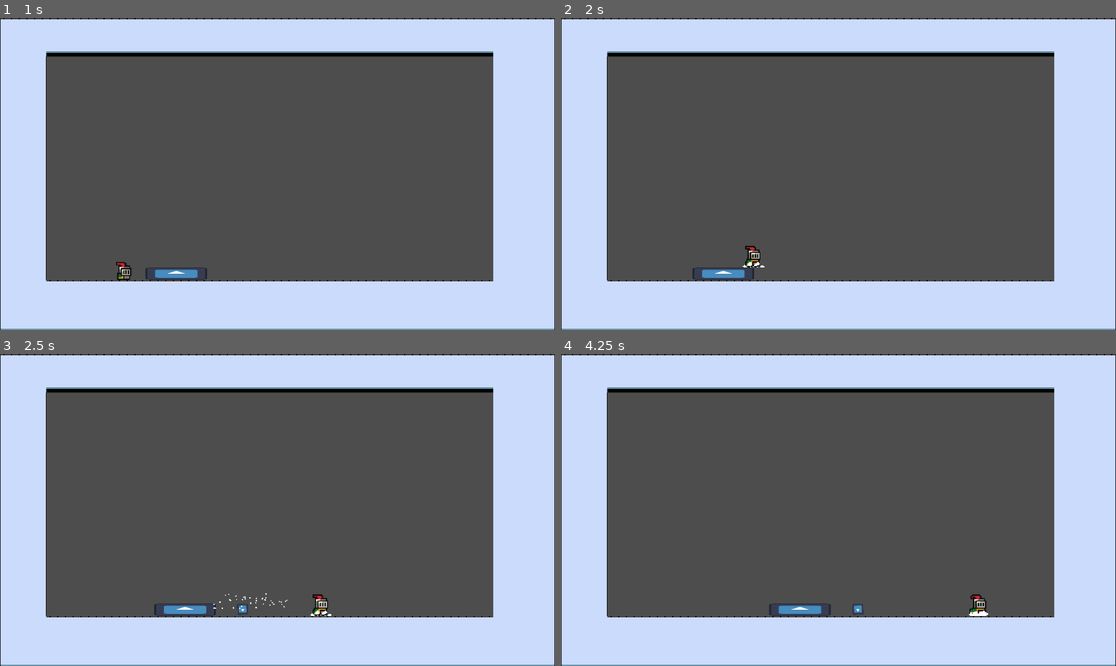
Above: before the commit, frames 1-4 (two rows, left to right).
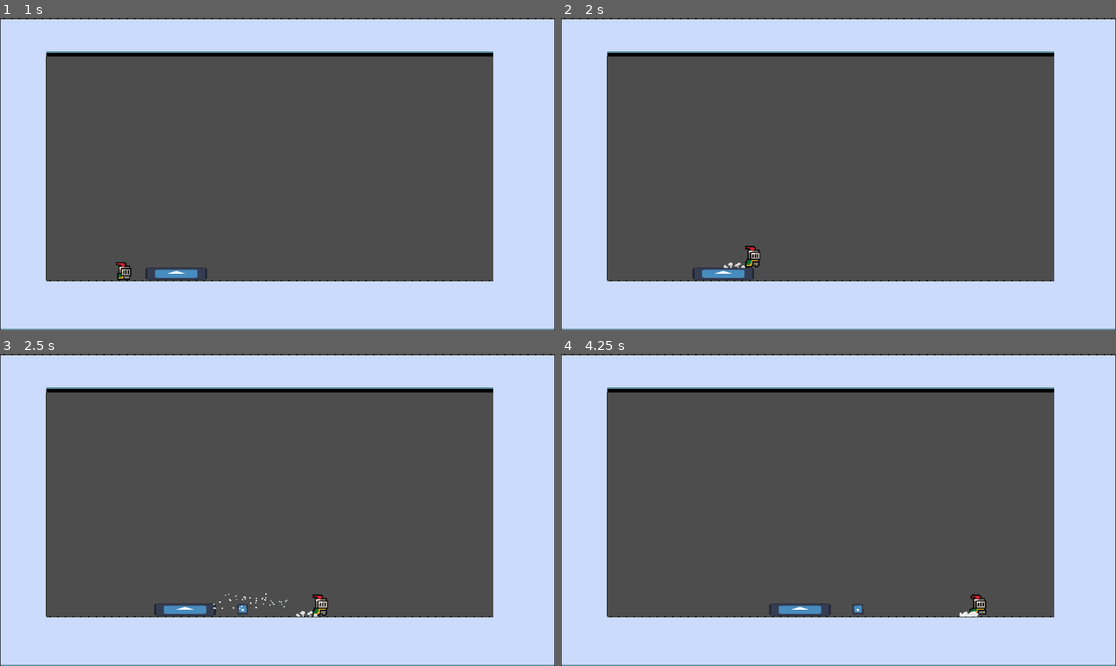
Above: after the commit, the same moments.

Repository: PjotrNik/shefjam
Game: Godot game, scene res://scenes/start_page.tscn
The game is run twice, just before and just after one commit, with the same random seed, the same clock (stepped at 60 frames per second) and the same inputs. The engine's default icon, where the game draws it, is replaced by a stand-in: a white triangle on a blue panel in a dark square.
Inputs:
- Up to frame 1 (1 s): click "Start" at 0.5 s
- Up to frame 2 (2 s): hold D (move_right) from 1.28 s (still down); tap Space (dash) at 1.35 s; tap W (jump) at 1.52 s
- Up to frame 3 (2.5 s): keep holding D (move_right); tap Space (dash) at 2.1 s; tap W (jump) at 2.27 s
- Up to frame 4 (4.25 s): release D (move_right) at 2.78 s; hold A (move_left) 2.78-3.53 s; tap Space (dash) at 2.85, 3.6 s; hold D (move_right) from 3.53 s (still down); tap W (jump) at 3.77 s

Frame 1 is identical in both runs. In frame 2, less than 0.1% of the frame differs, in the area x 29-37%, y 78-81%; in frame 3, less than 0.1%; in frame 4, less than 0.1%, in the area x 71-77%, y 82-85%.

Commit message:
Made dust effect better

Diff:
--- a/dust.gd
+++ b/dust.gd
@@ -2,4 +2,4 @@
 
 
 func _on_animation_finished() -> void:
-	hide()
+	queue_free()
--- a/scenes/dust.tscn
+++ b/scenes/dust.tscn
@@ -26,10 +26,54 @@
 "speed": 15.0
 }]
 
+[sub_resource type="Animation" id="Animation_5s2k0"]
+resource_name = "vanish"
+length = 0.5
+tracks/0/type = "value"
+tracks/0/imported = false
+tracks/0/enabled = true
+tracks/0/path = NodePath(".:modulate")
+tracks/0/interp = 1
+tracks/0/loop_wrap = true
+tracks/0/keys = {
+"times": PackedFloat32Array(0, 0.5),
+"transitions": PackedFloat32Array(1, 1),
+"update": 0,
+"values": [Color(1, 1, 1, 1), Color(1, 1, 1, 0.188235)]
+}
+
+[sub_resource type="Animation" id="Animation_popga"]
+length = 0.001
+tracks/0/type = "value"
+tracks/0/imported = false
+tracks/0/enabled = true
+tracks/0/path = NodePath(".:modulate")
+tracks/0/interp = 1
+tracks/0/loop_wrap = true
+tracks/0/keys = {
+"times": PackedFloat32Array(0),
+"transitions": PackedFloat32Array(1),
+"update": 0,
+"values": [Color(1, 1, 1, 1)]
+}
+
+[sub_resource type="AnimationLibrary" id="AnimationLibrary_d3qkf"]
+_data = {
+&"RESET": SubResource("Animation_popga"),
+&"vanish": SubResource("Animation_5s2k0")
+}
+
 [node name="Dust" type="AnimatedSprite2D"]
 sprite_frames = SubResource("SpriteFrames_tt462")
+autoplay = "default"
 frame = 3
 frame_progress = 1.0
 script = ExtResource("5_q24qh")
 
+[node name="AnimationPlayer" type="AnimationPlayer" parent="."]
+libraries = {
+&"": SubResource("AnimationLibrary_d3qkf")
+}
+autoplay = "vanish"
+
 [connection signal="animation_finished" from="." to="." method="_on_animation_finished"]
--- a/scenes/player.tscn
+++ b/scenes/player.tscn
@@ -1,8 +1,7 @@
-[gd_scene load_steps=36 format=3 uid="uid://big5kolfa5dqc"]
+[gd_scene load_steps=35 format=3 uid="uid://big5kolfa5dqc"]
 
 [ext_resource type="Texture2D" uid="uid://jagwwxtjh3v7" path="res://assets/sprites/knight.png" id="1_3vyb7"]
 [ext_resource type="Script" uid="uid://brejbwubl7kt6" path="res://scripts/player.gd" id="1_g2els"]
-[ext_resource type="PackedScene" uid="uid://w6wmmra6bdq" path="res://scenes/dust.tscn" id="3_qhqgy"]
 
 [sub_resource type="Gradient" id="Gradient_g2els"]
 offsets = PackedFloat32Array(0.106667, 0.686667)
@@ -284,12 +283,5 @@
 [node name="Marker2D" type="Marker2D" parent="."]
 position = Vector2(0, -3)
 
-[node name="Dust" parent="Marker2D" instance=ExtResource("3_qhqgy")]
-visible = false
-position = Vector2(0, -9.53674e-07)
-scale = Vector2(0.635, 0.635)
-frame = 0
-frame_progress = 0.0
-
 [connection signal="timeout" from="DashTimer" to="." method="_on_dash_timer_timeout"]
 [connection signal="timeout" from="DashCooldown" to="." method="_on_dash_cooldown_timeout"]
--- a/scripts/player.gd
+++ b/scripts/player.gd
@@ -9,28 +9,27 @@
 @onready var dash_timer: Timer = $DashTimer
 @onready var dash_cooldown: Timer = $DashCooldown
 @onready var dash_particles: CPUParticles2D = $DashParticles
-#@onready var dust_scene = preload("res://scenes/dust.tscn")
-@onready var dust: AnimatedSprite2D = $Marker2D/Dust
+@onready var dust_scene = preload("res://scenes/dust.tscn")
+@onready var dust: AnimatedSprite2D = $Dust
 @onready var marker_2d: Marker2D = $Marker2D
 
 var is_dead = false
 var has_landed = true
 var dashing = false
 var can_dash = true
-var is_grounded = true
 
 func _physics_process(delta: float) -> void:
 	# Add the gravity.
 	if not is_on_floor() and not dashing:
 		velocity += get_gravity() * delta * 2
 
-	if not is_grounded and is_on_floor():
-		dust.show()
-		dust.play("default")
-		#dust_instance.global_position = marker_2d.global_position
-		#get_parent().add_child(dust_instance)
+	if not has_landed and is_on_floor():
+		var dust_instance = dust_scene.instantiate()
+		dust_instance.scale *= 1.62
+		dust_instance.global_position = marker_2d.global_position
+		get_parent().add_child(dust_instance)
 
-	is_grounded = is_on_floor()
+	has_landed = is_on_floor()
 
 	# Handle jump.
 	if Input.is_action_just_pressed("jump") and is_on_floor():
Not shown: 1 places in scenes/dust.tscn that only renumber resources
